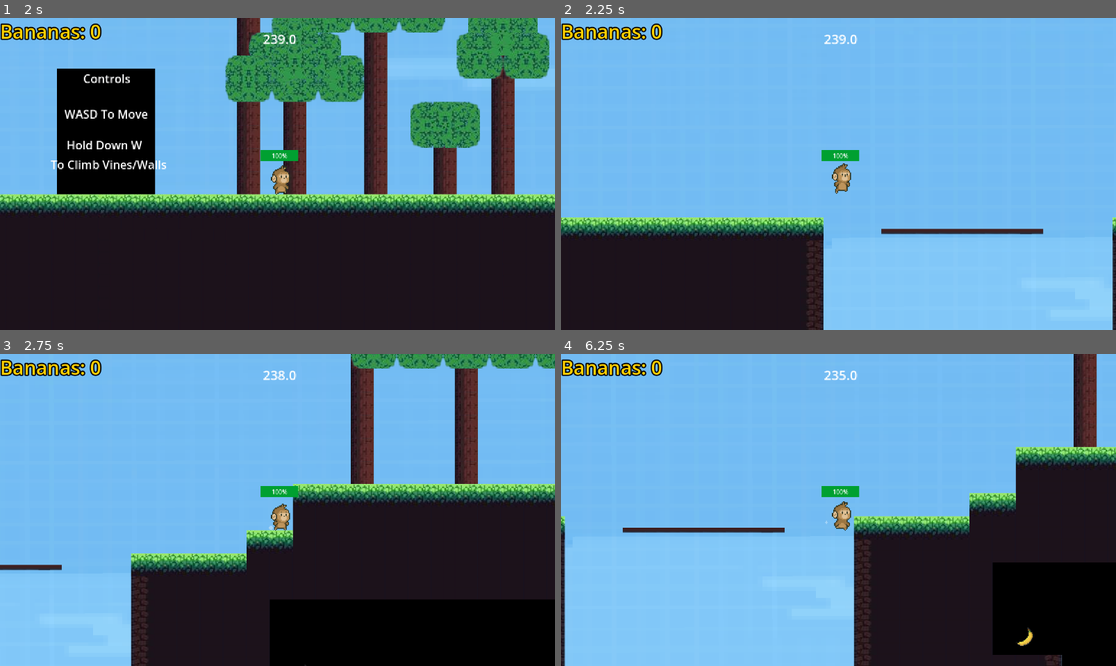
Above: before the commit, frames 1-4 (two rows, left to right).
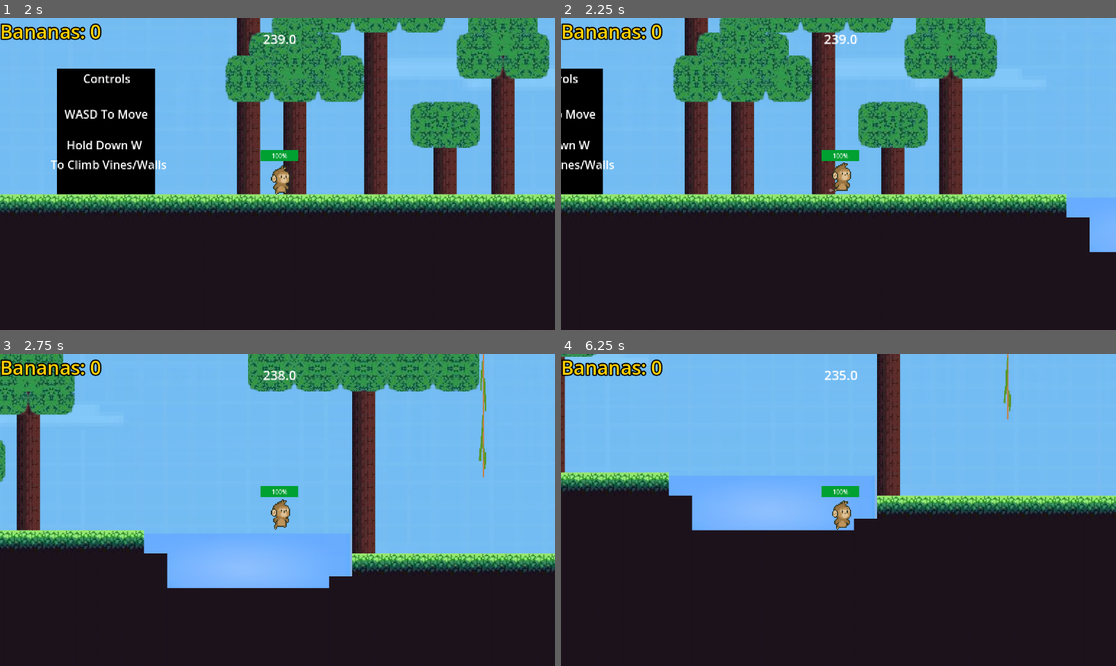
Above: after the commit, the same moments.

Repository: tylhow74/11-Dte-Game
Game: Godot game, scene res://Assets/main_menu.tscn
The game is run twice, just before and just after one commit, with the same random seed, the same clock (stepped at 60 frames per second) and the same inputs.
Inputs:
- Up to frame 1 (2 s): click "Start" at 0.5 s; tap Enter at 1.25 s; hold D (move_right) from 1.28 s (still down); tap \ (fly) at 1.35 s; tap Space (jump) at 1.52 s
- Up to frame 2 (2.25 s): keep holding D (move_right); tap E (speed_boost) at 2.1 s
- Up to frame 3 (2.75 s): keep holding D (move_right); tap Space (jump) at 2.27 s
- Up to frame 4 (6.25 s): release D (move_right) at 2.78 s; hold A (move_left) 2.78-3.53 s; tap \ (fly) at 2.85, 4.35, 5.85 s; hold D (move_right) 3.53-5.03 s; tap E (speed_boost) at 3.6, 5.1 s; tap Space (jump) at 3.77, 4.52, 5.27 s; hold A (move_left) 5.03-5.78 s; hold D (move_right) from 5.78 s (still down)

Frame 1 is identical in both runs. In frame 2, 49% of the frame differs, in the area x 0-100%, y 0-100%; in frame 3, 49%; in frame 4, 44%.

Commit message:
booboobooboo

Diff:
--- a/11-dte-game-project/Code/player.gd
+++ b/11-dte-game-project/Code/player.gd
@@ -2,7 +2,7 @@
 
 const NORMAL_SPEED = 200.0
 const WATER_SPEED = 100.0
-const SPEED_BOOST = 10000.0
+const SPEED_BOOST = 1000.0
 
 const NORMAL_GRAVITY = 900.0
 const WATER_GRAVITY = 200.0
